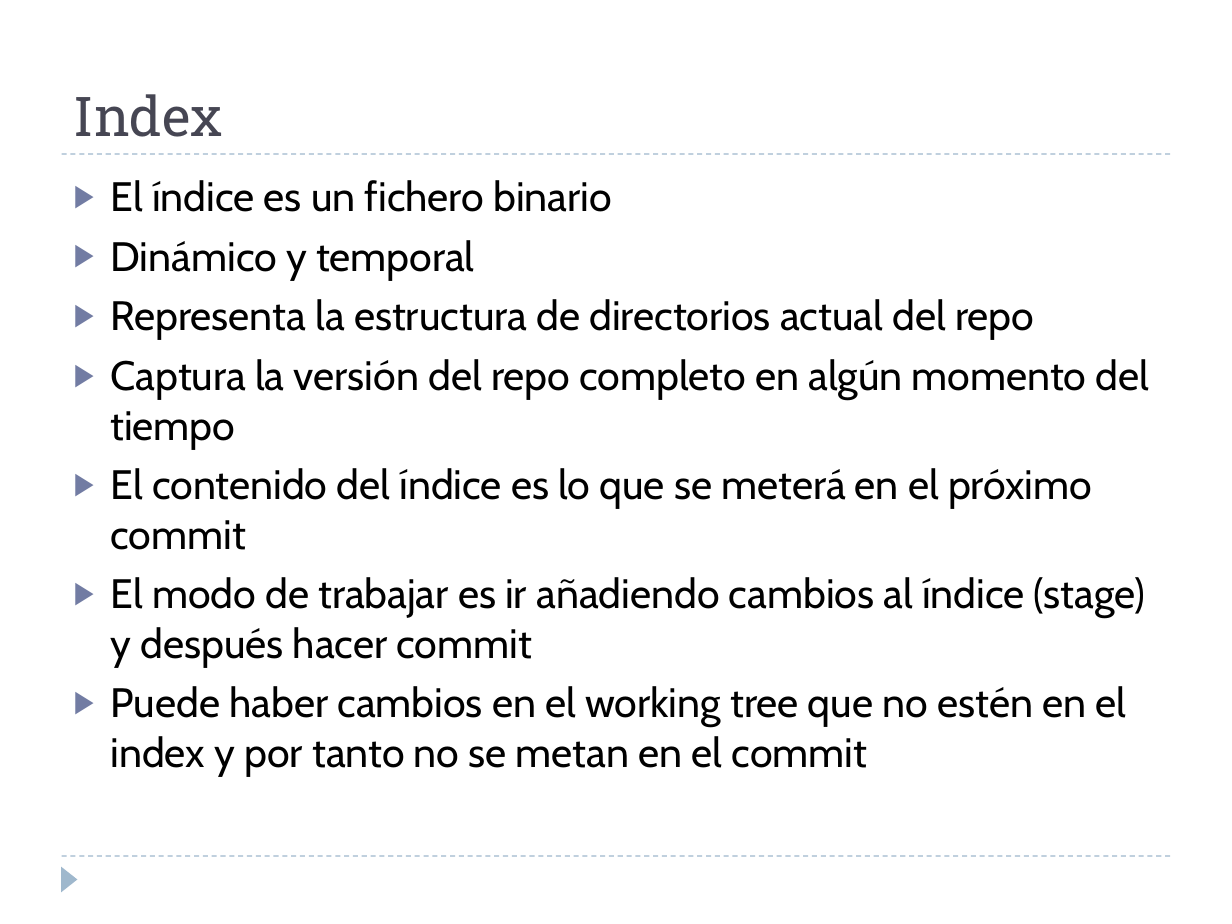
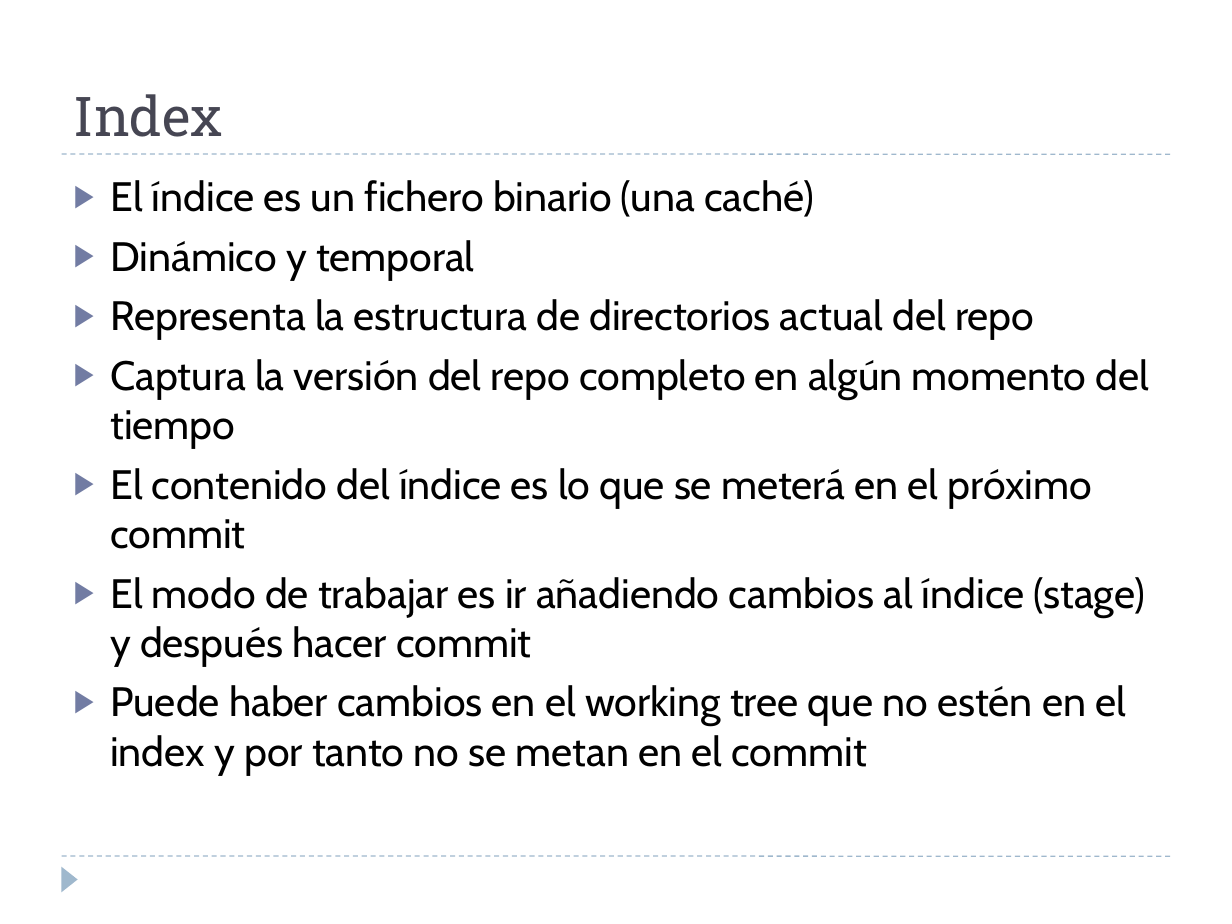
Before and after one commit to martina-if/curso_git, a slide deck: slide 12 of GIT.ppt (slide 11 before the commit). Drawn at 1232x924 pixels with LibreOffice and Linux fonts; fonts in the diff are those of the drawing. Boxes give left, top, right and bottom in pixels: in the first picture for what was removed or moved away, otherwise in the second. Text is boxed around its words. In the diff, an @@ line names an element or a change of style, - is before the commit and + after.

```diff
--- a/GIT.ppt
+++ b/GIT.ppt
@@ text at box(110, 180, 814, 217): text changed; size 24.1 to 24 pt @@
-▶ El índice es un fichero binario
+▶ El índice es un fichero binario (una caché)
```
Also in this commit, not shown: 9 other slides changed, 13 slides added.
